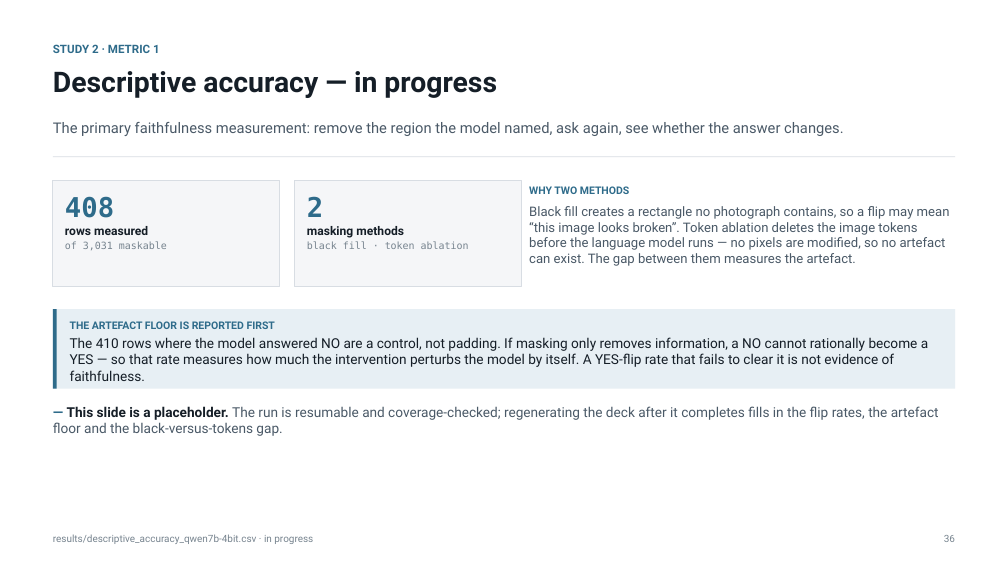
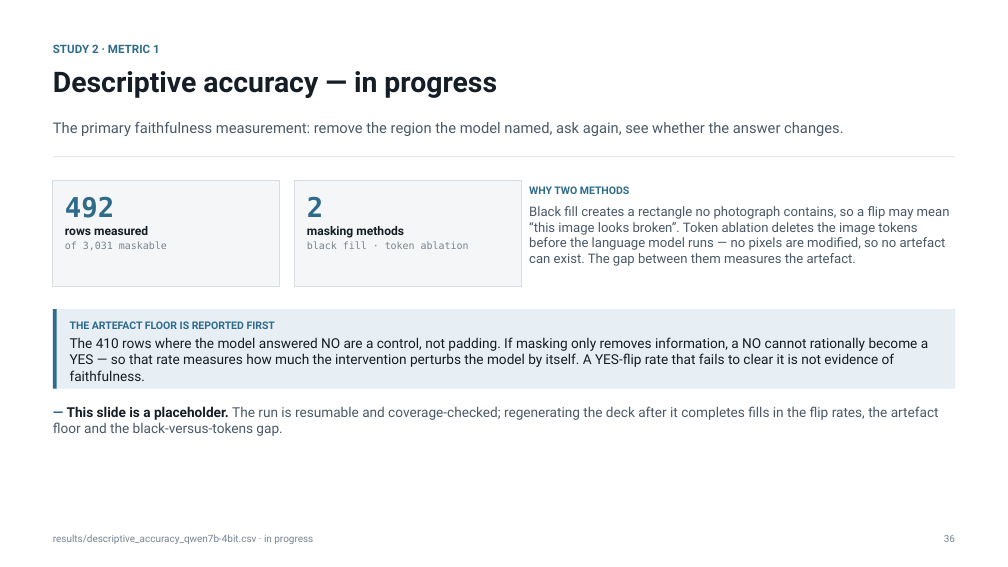
Before and after one commit to kamrul28890/Explainable-AI-for-CM, a slide deck: slide 36 of deck/Construction-VLM-XAI.pptx. Drawn at 1008x567 pixels with LibreOffice and Linux fonts; fonts in the diff are those of the drawing. Boxes give left, top, right and bottom in pixels: in the first picture for what was removed or moved away, otherwise in the second. Text is boxed around its words. In the diff, an @@ line names an element or a change of style, - is before the commit and + after.

```diff
--- a/deck/Construction-VLM-XAI.pptx
+++ b/deck/Construction-VLM-XAI.pptx
@@ text at bbox=[65, 196, 114, 218]: text changed @@
-408
+492
```
Also in this commit, not shown: 2 other slides changed, 1 other file.
